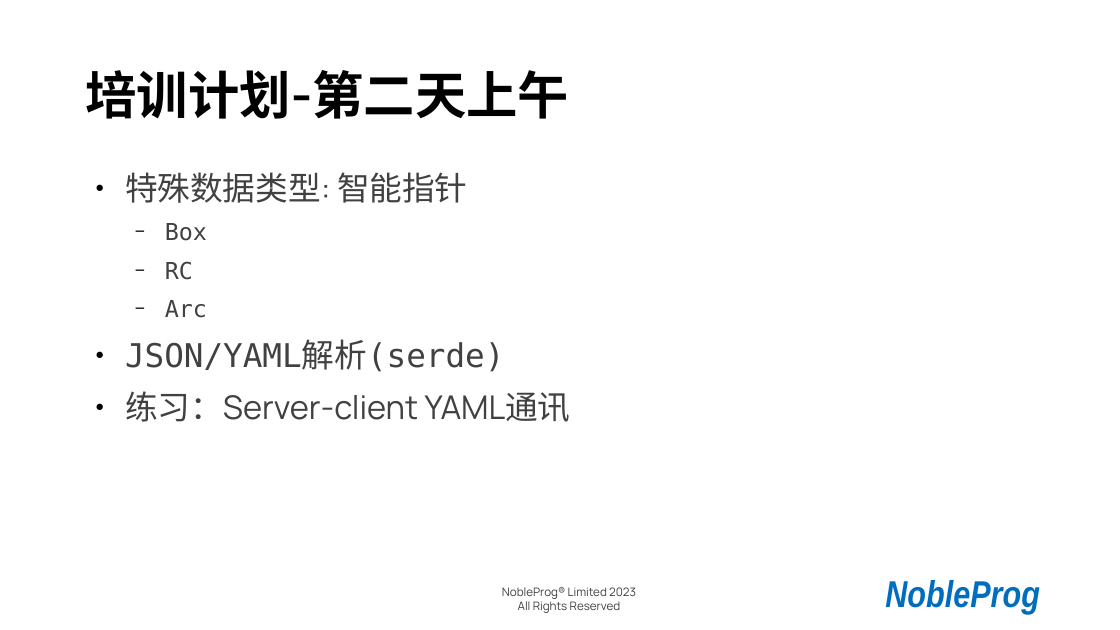
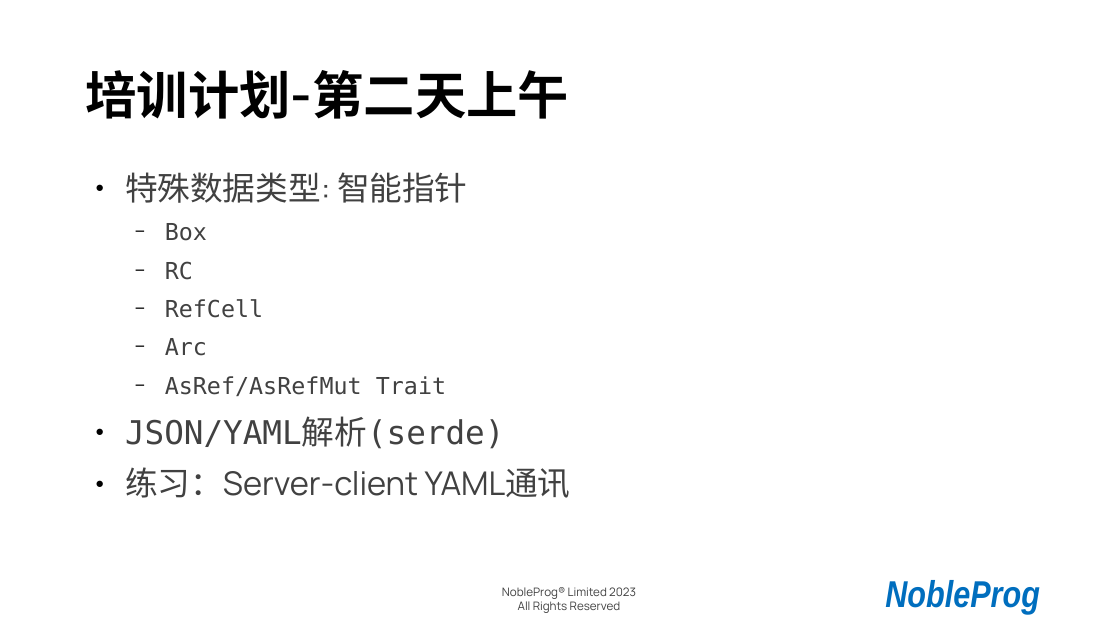
Before and after one commit to cathay4t/rust_training_2023_shanghai, a slide deck: slide 4 of presentation.odp. Drawn at 1120x630 pixels with LibreOffice and Linux fonts; fonts in the diff are those of the drawing; background and template pictures are left out. Boxes give left, top, right and bottom in pixels: in the first picture for what was removed or moved away, otherwise in the second. Text is boxed around its words. In the diff, an @@ line names an element or a change of style, - is before the commit and + after.

```diff
--- a/presentation.odp
+++ b/presentation.odp
@@ text at [165, 299, 263, 318]: paragraph added @@
+  − RefCell
@@ text at [165, 376, 446, 396]: paragraph added @@
+  − AsRef/AsRefMut Trait
```
Also in this commit, not shown: 3 other slides changed, 13 slides added, 3 other files.
